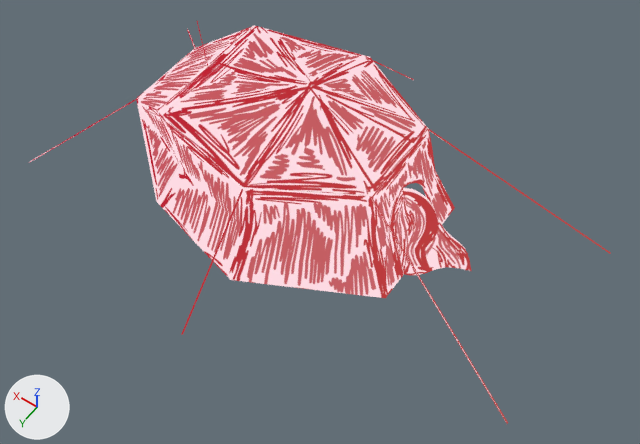
The glTF model public/models/BaseCamp/1953/tent1_1953.glb: old version first, new version second.
The view is the same before and after, from a camera (50 mm lens) standing at (-7.95, 10.31, 15.27) and looking at (-1.26, 0.95, 0.56). The lights are fixed; the arrows at lower left show +X, +Y and +Z.

The first picture shows 'tent1_1953'.
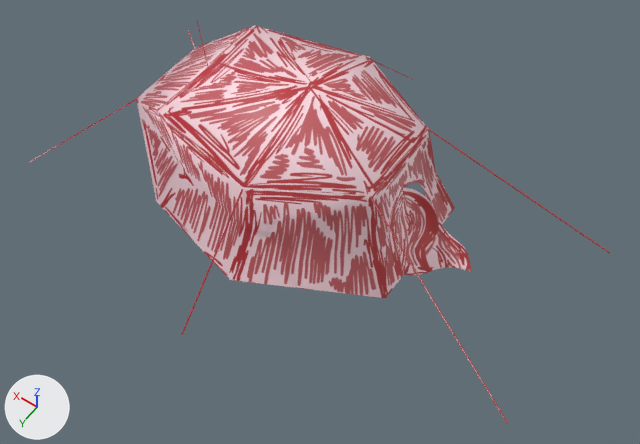
Changed parts and their boxes [x1, y1, x2, y2] in the pictures (640 x 444 px):
'tent1_1953', recoloured
    both: [30, 21, 611, 424]

Diff of the bpy script that builds the scene:
```diff
--- a/public/models/BaseCamp/1953/tent1_1953.glb.py
+++ b/public/models/BaseCamp/1953/tent1_1953.glb.py
@@ mat_material_033 @@
 _N = mat_material_033.node_tree.nodes; _L = mat_material_033.node_tree.links
-n0 = _N.new('ShaderNodeEmission'); n0.name = 'Emission'
-n1 = _N.new('ShaderNodeLightPath'); n1.name = 'Light Path'
-n2 = _N.new('ShaderNodeBsdfTransparent'); n2.name = 'Transparent BSDF'
-n3 = _N.new('ShaderNodeMixShader'); n3.name = 'Mix Shader'
+n6 = _N.new('ShaderNodeBsdfPrincipled'); n6.name = 'Principled BSDF'
 n4 = _N.new('ShaderNodeOutputMaterial'); n4.name = 'Material Output'
@@ mat_material_033 @@
 n5 = _N.new('ShaderNodeTexImage'); n5.name = 'Image Texture'
 n5.image = img_tente1_1953
-_L.new(n1.outputs[0], n3.inputs[0])  # 'Is Camera Ray' to 'Factor'
-_L.new(n2.outputs[0], n3.inputs[1])  # 'BSDF' to 'Shader'
-_L.new(n0.outputs[0], n3.inputs[2])  # 'Emission' to 'Shader'
-_L.new(n3.outputs[0], n4.inputs[0])  # 'Shader' to 'Surface'
-_L.new(n5.outputs[0], n0.inputs[0])  # 'Color' to 'Color'
+_L.new(n6.outputs[0], n4.inputs[0])  # 'BSDF' to 'Surface'
+_L.new(n5.outputs[0], n6.inputs[0])  # 'Color' to 'Base Color'
```
